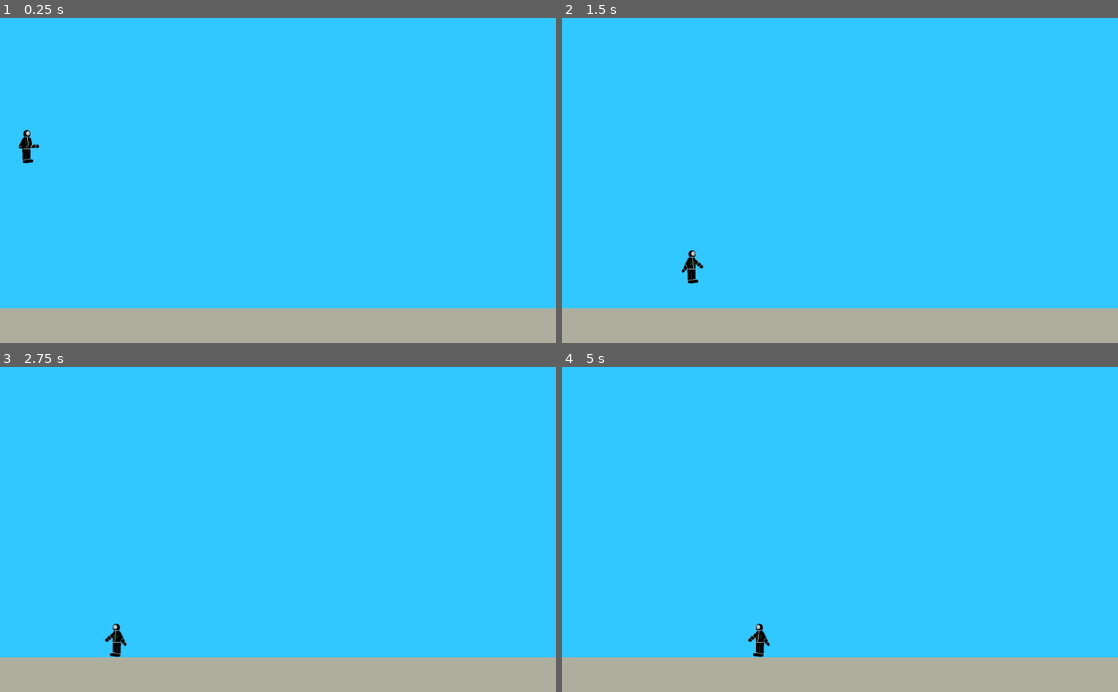
Above: before the commit, frames 1-4 (two rows, left to right).
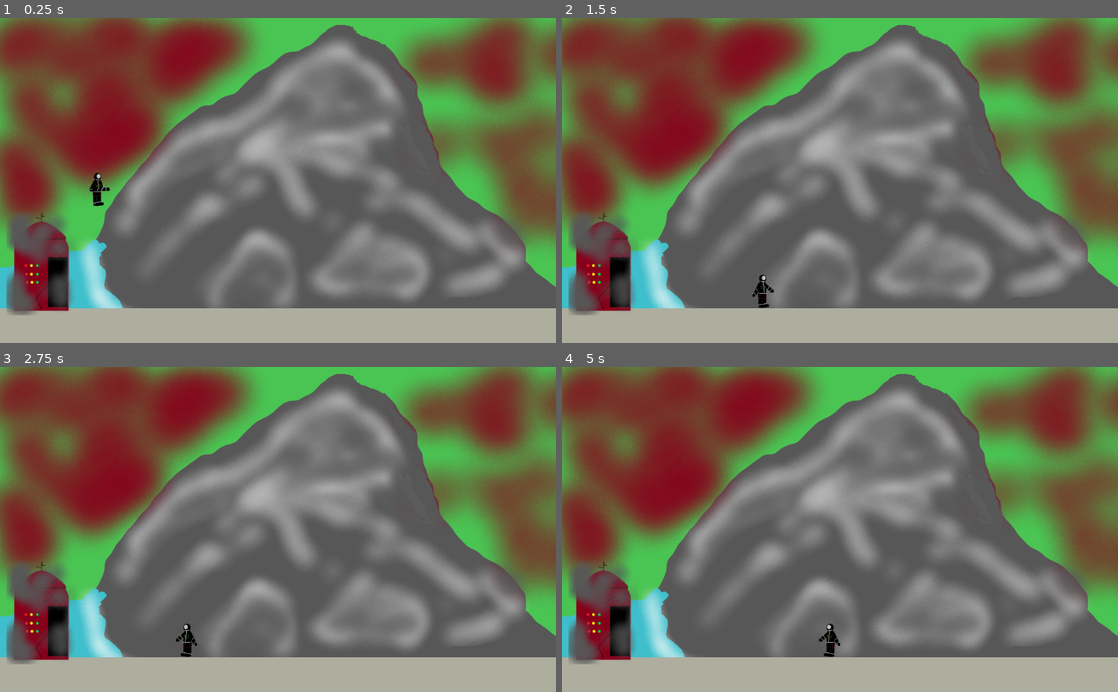
Above: after the commit, the same moments.

Repository: KimMcLelland/Entropy_Breach
Game: Godot game, scene res://The Beach.tscn
Two runs of this game, one before a commit and one after it. Both use one fixed random seed, a clock stepped at 60 frames per second and the inputs below.
Inputs:
- Up to frame 1 (0.25 s): no input
- Up to frame 2 (1.5 s): hold Right (ui_right) from 0.53 s (still down); tap Up (Jump) at 0.77 s
- Up to frame 3 (2.75 s): tap Up (Jump) at 1.52 s; release Right (ui_right) at 2.03 s; hold Left (ui_left) from 2.03 s (still down)
- Up to frame 4 (5 s): release Left (ui_left) at 2.78 s; hold Right (ui_right) 2.78-4.28 s; tap Up (Jump) at 3.02, 3.77, 4.52 s; hold Left (ui_left) from 4.28 s (still down)

The runs differ from the first frame. In frame 1, 89% of the frame differs, in the area x 0-100%, y 0-92%; in frame 2, 89%; in frame 3, 89%; in frame 4, 89%.

Commit message:
alien beach background and crashed pod object

Diff:
--- /dev/null
+++ b/Pod.tscn
@@ -0,0 +1,17 @@
+[gd_scene load_steps=3 format=2]
+
+[ext_resource path="res://Assets/Sprites/crashed_pod.png" type="Texture" id=1]
+
+[sub_resource type="RectangleShape2D" id=1]
+extents = Vector2( 54.9339, 88.7618 )
+
+[node name="Pod" type="StaticBody2D"]
+__meta__ = {
+"_edit_group_": true
+}
+
+[node name="Sprite" type="Sprite" parent="."]
+texture = ExtResource( 1 )
+
+[node name="CollisionShape2D" type="CollisionShape2D" parent="."]
+shape = SubResource( 1 )
--- a/The Beach.tscn
+++ b/The Beach.tscn
@@ -1,12 +1,14 @@
-[gd_scene load_steps=3 format=2]
+[gd_scene load_steps=5 format=2]
 
 [ext_resource path="res://Sand.tscn" type="PackedScene" id=1]
 [ext_resource path="res://Player.tscn" type="PackedScene" id=2]
+[ext_resource path="res://Assets/Backgrounds/Alien_beach.png" type="Texture" id=3]
+[ext_resource path="res://Pod.tscn" type="PackedScene" id=4]
 
-[node name="The Beach" type="ColorRect"]
+[node name="The Beach" type="TextureRect"]
 margin_right = 3072.0
 margin_bottom = 600.0
-color = Color( 0.196078, 0.784314, 1, 1 )
+texture = ExtResource( 3 )
 __meta__ = {
 "_edit_use_anchors_": false
 }
@@ -15,10 +17,13 @@
 position = Vector2( 0, 536 )
 
 [node name="Player" parent="." instance=ExtResource( 2 )]
-position = Vector2( 52, 229 )
+position = Vector2( 182.108, 308.196 )
 
 [node name="Sand2" parent="." instance=ExtResource( 1 )]
 position = Vector2( 1024, 536 )
 
 [node name="Sand3" parent="." instance=ExtResource( 1 )]
 position = Vector2( 2048, 536 )
+
+[node name="Pod" parent="." instance=ExtResource( 4 )]
+position = Vector2( 76.3675, 452.548 )
Binary file added: Assets/Backgrounds/Alien_beach.png
Not shown, added: Assets/Backgrounds/Alien_beach.png.import
Binary file added: Assets/Sprites/crashed_pod.png
Not shown, added: Assets/Sprites/crashed_pod.png.import
